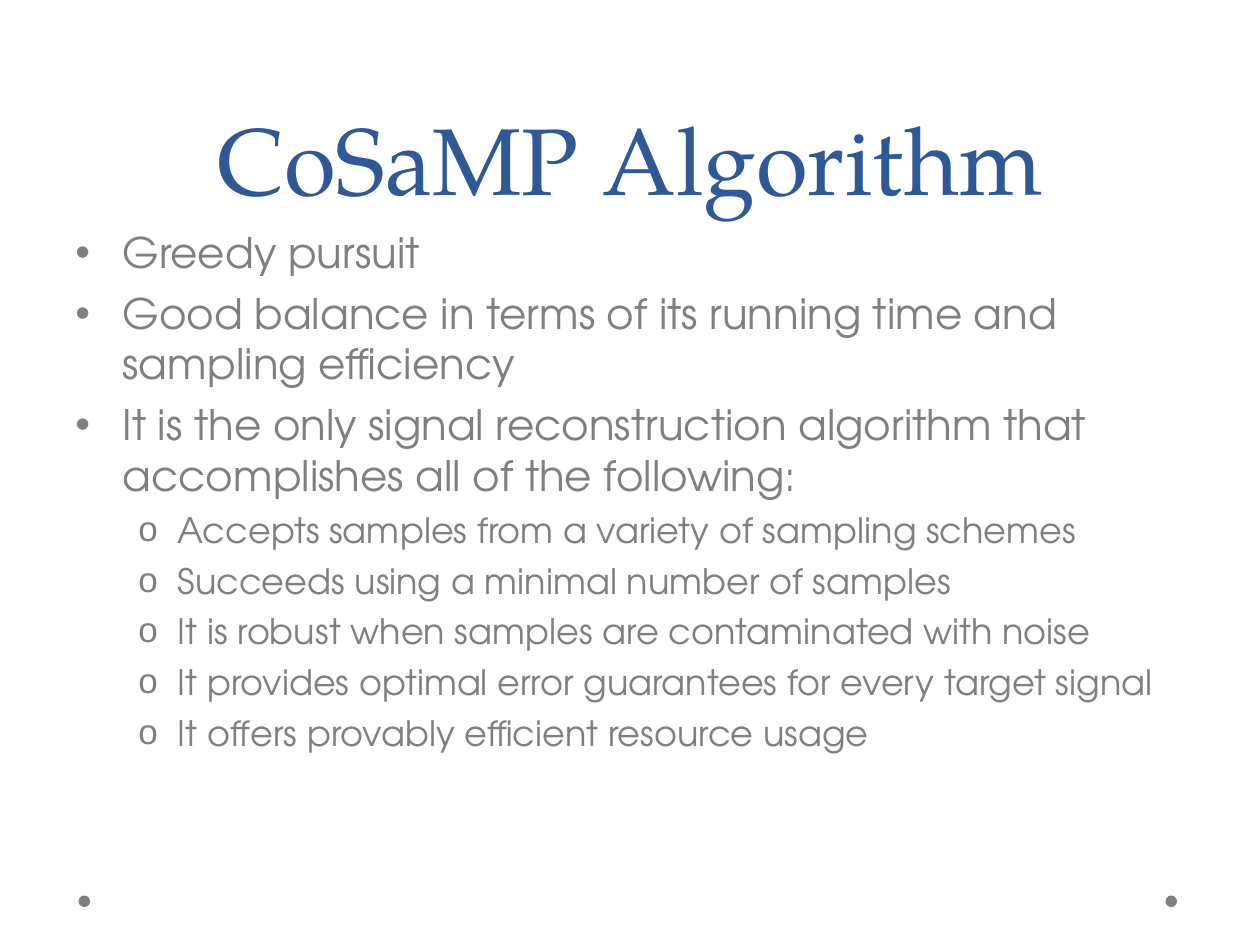
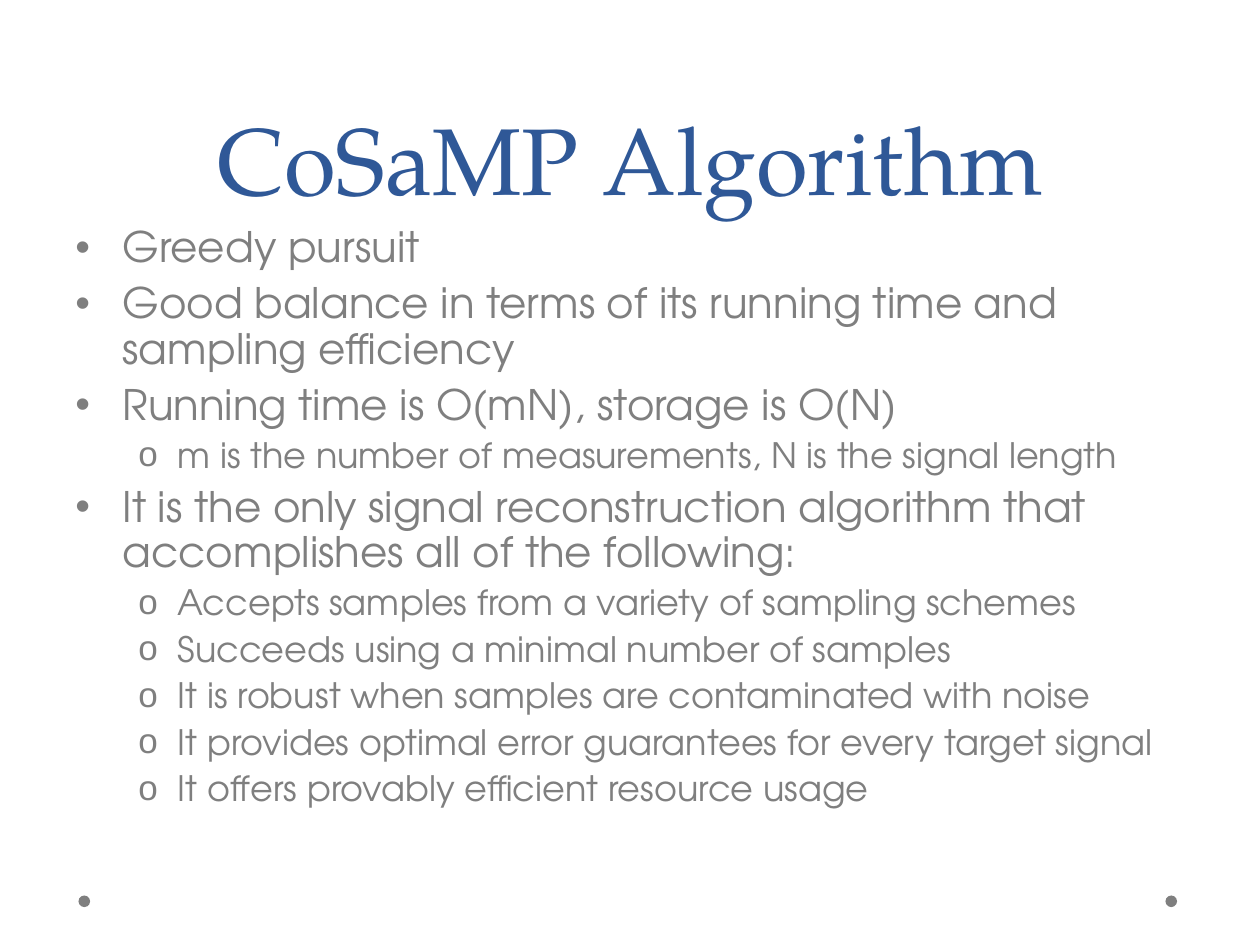
Before and after one commit to jasonrhalpern/CompressiveSensing, a slide deck: slide 4 of docs/presentation/midterm_presentation.ppt. Drawn at 1260x945 pixels with LibreOffice and Linux fonts; fonts in the diff are those of the drawing; background and template pictures are left out. Boxes give left, top, right and bottom in pixels: in the first picture for what was removed or moved away, otherwise in the second. Text is boxed around its words. In the diff, an @@ line names an element or a change of style, - is before the commit and + after.

Commit message:
updated midterm presentation

```diff
--- a/docs/presentation/midterm_presentation.ppt
+++ b/docs/presentation/midterm_presentation.ppt
@@ text at [123, 230, 1153, 809]: line spacing 1 to 0.9 @@
@@ text at [123, 388, 1117, 476]: paragraphs added @@
+• Running time is O(mN), storage is O(N)
+  o m is the number of measurements, N is the signal length
```
